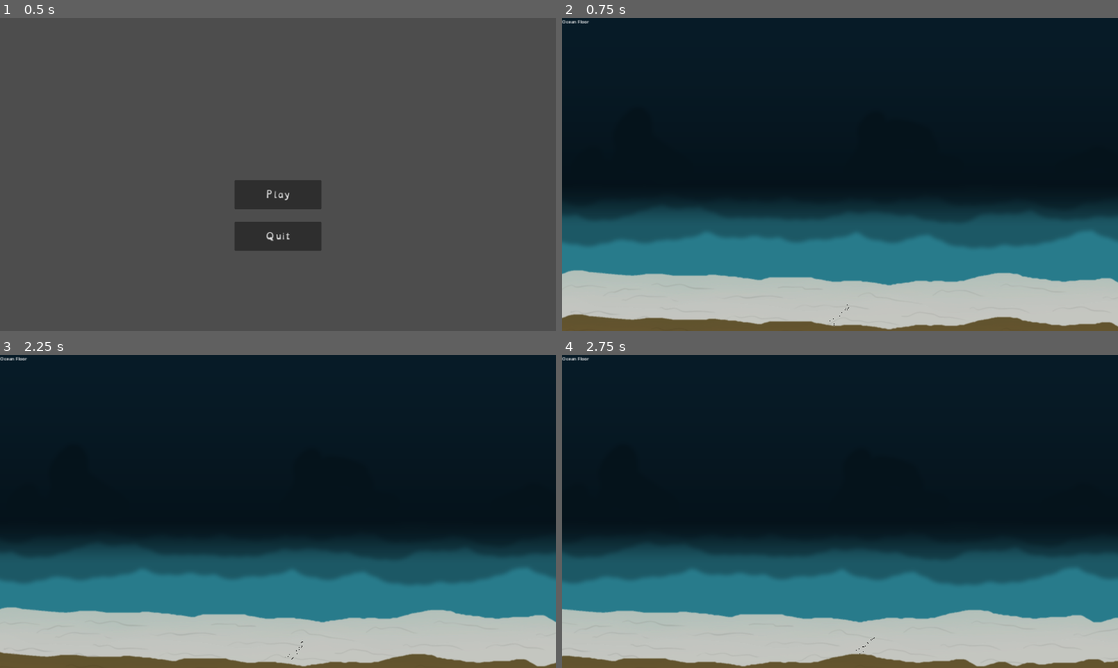
Above: before the commit, frames 1-4 (two rows, left to right).
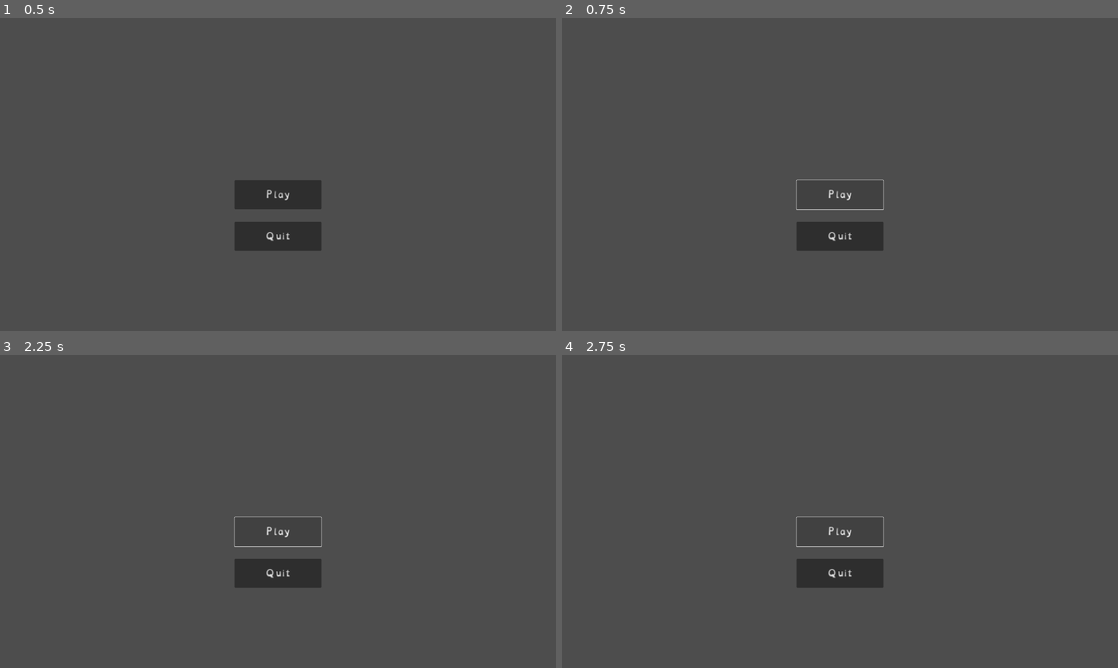
Above: after the commit, the same moments.

Repository: KeyraWebb/Cheezbored
Game: Godot game, scene res://scenes/game.tscn
Two runs of this game, one before a commit and one after it. Both use one fixed random seed, a clock stepped at 60 frames per second and the inputs below.
Inputs (mouse positions are in pixels of both pictures, inside the frame that each line leads up to):
- Up to frame 1 (0.5 s): no input
- Up to frame 2 (0.75 s): click "Play" at 0.5 s
- Up to frame 3 (2.25 s): click (278, 530) at 1.25 s, where only the run after the commit has a clickable "Play"; tap Enter at 2 s; hold Right (move_right) from 2.03 s (still down)
- Up to frame 4 (2.75 s): keep holding Right (move_right); tap Space (jump) at 2.27 s

Frame 1 is identical in both runs. In frame 2, 100% of the frame differs, in the area x 0-100%, y 0-100%; in frame 3, 100%; in frame 4, 100%.

Commit message:
add vent and pipes

Diff:
--- a/scenes/game.gd
+++ /dev/null
@@ -1,40 +0,0 @@
-extends Node
-
-const UNDERWATER_LEVEL_PRELOAD = preload("res://scenes/zone_loader_test.tscn")
-
-@onready var main_menu: Control = $"main menu"
-
-var underwater_level: Node2D
-var city_level: Node2D
-
-
-var active_level: Node2D:
-	set(value):
-		if not active_level:
-			print("no active level right now")
-		else:
-			remove_child(active_level)
-		active_level = value
-		if active_level:
-			add_child(active_level)
-
-
-func _ready() -> void:
-	# open level scenes but make them inactive
-	underwater_level = UNDERWATER_LEVEL_PRELOAD.instantiate()
-
-
-func _on_menu_play_pressed() -> void:
-	print("pressed play!")
-	if not active_level:
-		active_level = underwater_level
-	else:
-		add_child(active_level)
-	remove_child(main_menu)
-
-
-func _input(event: InputEvent) -> void:
-	if event.is_action_pressed("pause"):
-		print("paused")
-		add_child(main_menu)
-		remove_child(active_level)
--- a/scenes/game.tscn
+++ b/scenes/game.tscn
@@ -1,6 +1,6 @@
 [gd_scene load_steps=3 format=3 uid="uid://du2vkhnifvd7l"]
 
-[ext_resource type="Script" path="res://scenes/game.gd" id="1_7wbg4"]
+[ext_resource type="Script" path="res://scripts/game.gd" id="1_7wbg4"]
 [ext_resource type="PackedScene" uid="uid://bhbve28s5tl6q" path="res://scenes/main_menu.tscn" id="2_cql07"]
 
 [node name="Game" type="Node"]
--- a/scenes/tooltip.gd
+++ /dev/null
@@ -1,19 +0,0 @@
-extends Control
-
-@export var tooltiptext: Label
-
-# Called when the node enters the scene tree for the first time.
-func _ready() -> void:
-	pass # Replace with function body.
-
-
-# Called every frame. 'delta' is the elapsed time since the previous frame.
-func _process(delta: float) -> void:
-	pass
-
-func display_tooltip(action: String) -> void:
-	tooltiptext.text = "Press E to " + action
-	self.visible = true
-
-func hide_tooltip() -> void:
-	self.visible = false
--- a/scenes/ui/tooltip.tscn
+++ b/scenes/ui/tooltip.tscn
@@ -1,6 +1,6 @@
 [gd_scene load_steps=3 format=3 uid="uid://dcnsaytirumkn"]
 
-[ext_resource type="Script" path="res://scenes/tooltip.gd" id="1_6ydoq"]
+[ext_resource type="Script" path="res://scripts/tooltip.gd" id="1_6ydoq"]
 [ext_resource type="Theme" uid="uid://xmw5s6ytlo3k" path="res://assets/fonts/basetext.tres" id="2_d5e21"]
 
 [node name="tooltip" type="Control" node_paths=PackedStringArray("tooltiptext")]
--- a/scenes/zone_loader_test.tscn
+++ /dev/null
@@ -1,100 +0,0 @@
-[gd_scene load_steps=9 format=3 uid="uid://crs5bfilcviv6"]
-
-[ext_resource type="PackedScene" uid="uid://df6n5fnrrtxh8" path="res://scenes/objects/player.tscn" id="1_5dfng"]
-[ext_resource type="Script" path="res://scripts/zones.gd" id="2_usm80"]
-[ext_resource type="Texture2D" uid="uid://b4wivdan60b3l" path="res://assets/sprites/backgrounds/OceanFloorRear.png" id="3_4ws3a"]
-[ext_resource type="PackedScene" uid="uid://cmqbyvfy0nnwb" path="res://scenes/zones/ocean_floor.tscn" id="3_v1qq2"]
-[ext_resource type="Texture2D" uid="uid://bfws0r5mvw126" path="res://assets/sprites/backgrounds/OceanFloorFront.png" id="4_v5auo"]
-
-[sub_resource type="WorldBoundaryShape2D" id="WorldBoundaryShape2D_c0pn0"]
-
-[sub_resource type="PlaceholderTexture2D" id="PlaceholderTexture2D_j1sx0"]
-
-[sub_resource type="WorldBoundaryShape2D" id="WorldBoundaryShape2D_1ylnl"]
-normal = Vector2(0, 1)
-
-[node name="ZoneLoaderTest" type="Node2D"]
-
-[node name="Player" parent="." instance=ExtResource("1_5dfng")]
-position = Vector2(960, 1024)
-walk_speed = 900.0
-swim_speed = 500.0
-
-[node name="Ground" type="StaticBody2D" parent="."]
-position = Vector2(0, 1072)
-
-[node name="CollisionShape2D" type="CollisionShape2D" parent="Ground"]
-shape = SubResource("WorldBoundaryShape2D_c0pn0")
-
-[node name="Sprite2D" type="Sprite2D" parent="Ground"]
-visible = false
-position = Vector2(0, 5)
-scale = Vector2(1152, 10)
-texture = SubResource("PlaceholderTexture2D_j1sx0")
-
-[node name="Ceiling" type="StaticBody2D" parent="."]
-position = Vector2(0, -1088)
-
-[node name="CollisionShape2D" type="CollisionShape2D" parent="Ceiling"]
-shape = SubResource("WorldBoundaryShape2D_1ylnl")
-
-[node name="Sprite2D" type="Sprite2D" parent="Ceiling"]
-visible = false
-position = Vector2(0, 5)
-scale = Vector2(1152, 10)
-texture = SubResource("PlaceholderTexture2D_j1sx0")
-
-[node name="Zones" type="Node2D" parent="." node_paths=PackedStringArray("player")]
-script = ExtResource("2_usm80")
-player = NodePath("../Player")
-
-[node name="CanvasLayer" type="CanvasLayer" parent="Zones"]
-
-[node name="Label" type="Label" parent="Zones/CanvasLayer"]
-offset_right = 40.0
-offset_bottom = 23.0
-text = "TEXT"
-
-[node name="ParallaxBackground" type="ParallaxBackground" parent="Zones"]
-
-[node name="OceanBack" type="ParallaxLayer" parent="Zones/ParallaxBackground"]
-motion_scale = Vector2(0.2, 0.2)
-
-[node name="Background" type="Sprite2D" parent="Zones/ParallaxBackground/OceanBack"]
-z_index = -20
-position = Vector2(0, -540)
-texture = ExtResource("3_4ws3a")
-centered = false
-
-[node name="OceanMid" type="ParallaxLayer" parent="Zones/ParallaxBackground"]
-motion_scale = Vector2(0.4, 0.4)
-
-[node name="foreground" type="Sprite2D" parent="Zones/ParallaxBackground/OceanMid"]
-texture = ExtResource("4_v5auo")
-centered = false
-
-[node name="ParallaxForeground" type="ParallaxBackground" parent="Zones"]
-layer = 99
-
-[node name="OceanMid" type="ParallaxLayer" parent="Zones/ParallaxForeground"]
-motion_scale = Vector2(2, 2)
-
-[node name="foreground" type="Sprite2D" parent="Zones/ParallaxForeground/OceanMid"]
-modulate = Color(0.541968, 0.431687, 0.245833, 1)
-position = Vector2(0, 152)
-texture = ExtResource("4_v5auo")
-centered = false
-
-[node name="Ocean Floor" parent="Zones" instance=ExtResource("3_v1qq2")]
-
-[node name="Kelp Forest" type="Node2D" parent="Zones" groups=["Zones"]]
-position = Vector2(1960, -624)
-scale = Vector2(0.5, 0.5)
-
-[node name="Popped Town" type="Node2D" parent="Zones" groups=["Zones"]]
-position = Vector2(4230, -624)
-scale = Vector2(0.5, 0.5)
-
-[node name="Rocky Outcrops" type="Node2D" parent="Zones" groups=["Zones"]]
-position = Vector2(6839, -624)
-scale = Vector2(0.5, 0.5)
--- a/scripts/oxygen_timer.gd
+++ b/scripts/oxygen_timer.gd
@@ -1,10 +1,12 @@
 extends Control
 
-var oxygen = 100
 @export var deplete_delay: int
-var deplete_timer = 0
 @export var oxygen_display: Label
 @export var low_oxygen_color: Color
+
+var oxygen = 100
+var deplete_timer = 0
+
 
 # Called when the node enters the scene tree for the first time.
 func _ready() -> void:
